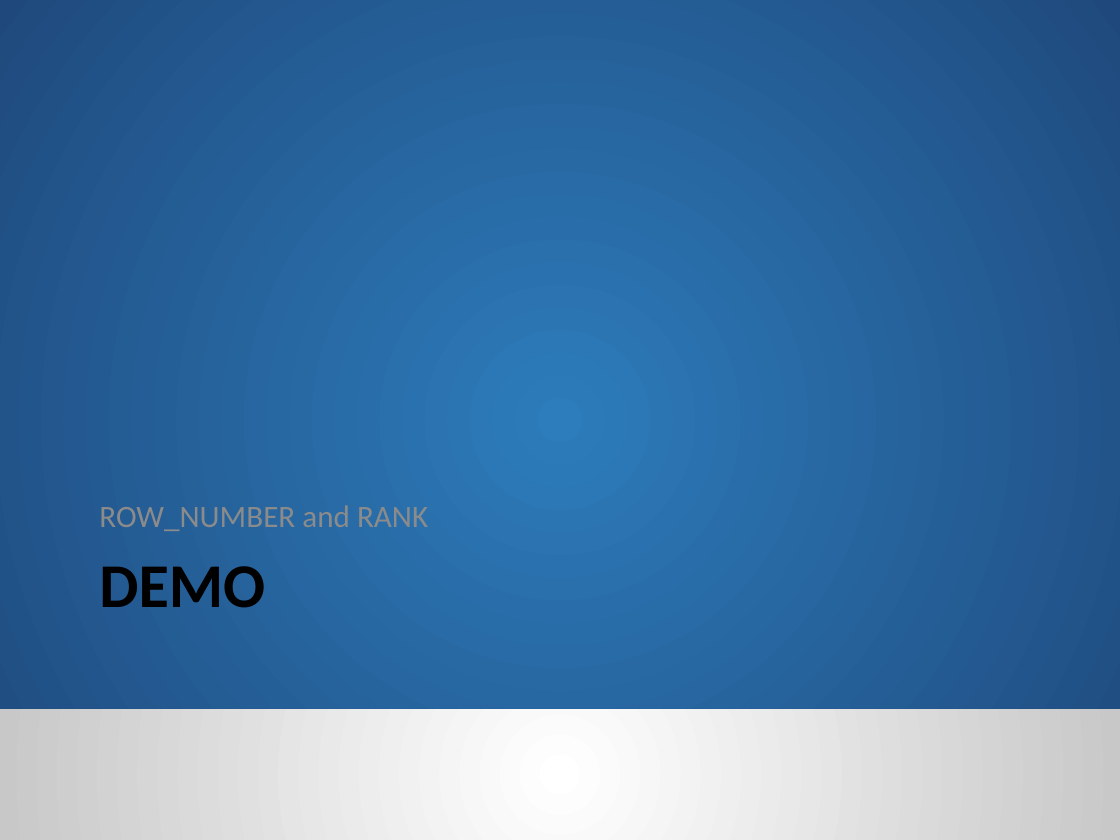
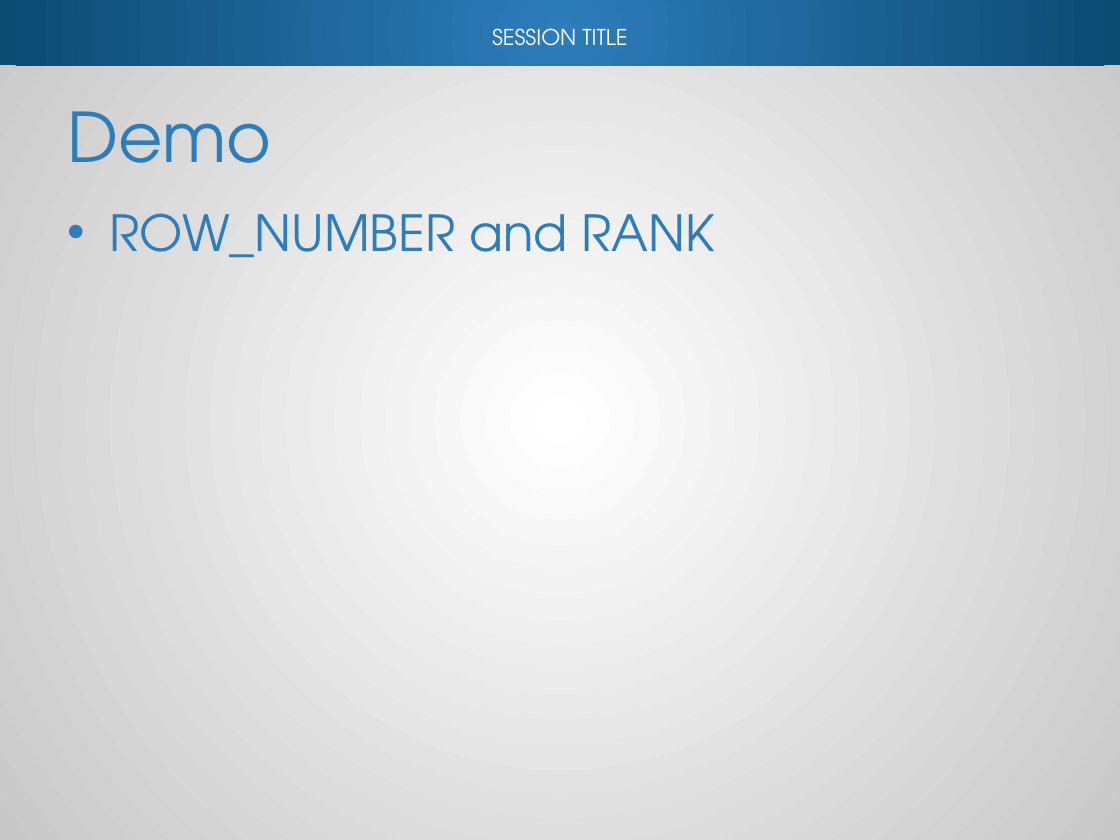
Before and after one commit to reachanu21/T-SQLWindowing, a slide deck: slide 20 of Presentation/TSQL_Windowing.pptx. Drawn at 1120x840 pixels with LibreOffice and Linux fonts; fonts in the diff are those of the drawing; background and template pictures are left out. Boxes give left, top, right and bottom in pixels: in the first picture for what was removed or moved away, otherwise in the second. Text is boxed around its words. In the diff, an @@ line names an element or a change of style, - is before the commit and + after.

```diff
--- a/Presentation/TSQL_Windowing.pptx
+++ b/Presentation/TSQL_Windowing.pptx
@@ rectangle at [0, 0, 1120, 840]: fill gradient #2D7CBB to #1F497D to gradient #FFFFFF to #C8C8C8; shadow on @@
@@ rectangle added at [0, 0, 1120, 65], fill gradient #2D7CBB to #0C4B72 @@
@@ text added at [492, 28, 627, 46], 14 pt, text #FFFFFF @@
+SESSION TITLE
@@ title "Demo" at [67, 111, 271, 163]: vertical alignment top to middle @@
@@ title at [67, 111, 271, 163]: text changed; size 40 to 44 pt; font Calibri to TeX Gyre Adventor; text colour #000000 to #2D7CBB; bold off @@
-DEMO
+Demo
@@ text "ROW_NUMBER and RANK": place and size @@
-text "ROW_NUMBER and RANK" at [99, 505, 428, 531]
+text "ROW_NUMBER and RANK" at [109, 213, 714, 257]
@@ text "ROW_NUMBER and RANK" at [109, 213, 714, 257]: size 20 to 32 pt, font Calibri to TeX Gyre Adventor, text colour #8C8C8C to #2D7CBB; bullet none to •; more space between paragraphs; vertical alignment bottom to top @@
@@ rectangle removed at [0, 709, 1120, 840] @@
```
Also in this commit, not shown: 31 other slides changed.
